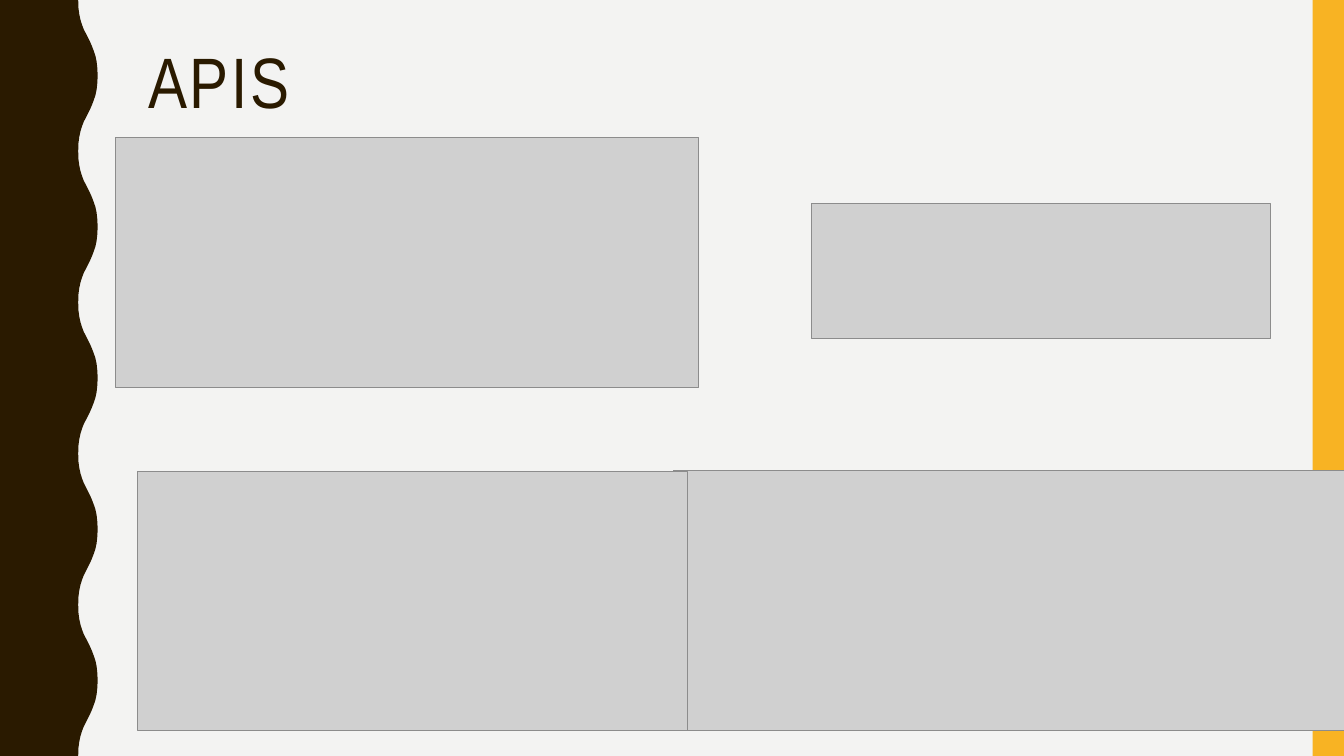
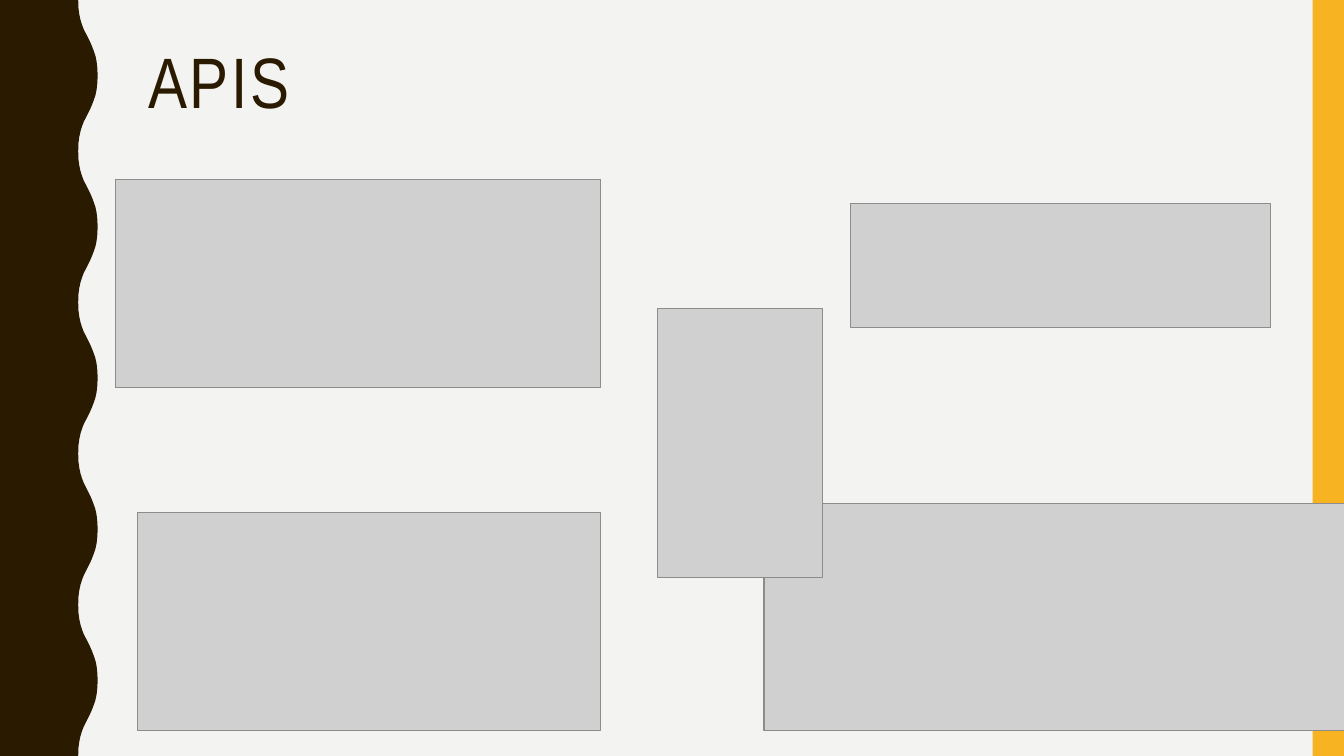
Before and after one commit to Zavierazo/hackatrips-hotelbeds, a slide deck: slide 5 of presentacion.pptx (slide 6 before the commit). Drawn at 1344x756 pixels with LibreOffice and Linux fonts; fonts in the diff are those of the drawing; grey boxes stand for pictures. Boxes give left, top, right and bottom in pixels: in the first picture for what was removed or moved away, otherwise in the second. Text is boxed around its words. In the diff, an @@ line names an element or a change of style, - is before the commit and + after.

```diff
--- a/presentacion.pptx
+++ b/presentacion.pptx
@@ picture: place and size @@
-picture at bbox=[116, 137, 700, 388]
+picture at bbox=[116, 179, 601, 388]
@@ picture: place and size @@
-picture at bbox=[812, 204, 1271, 339]
+picture at bbox=[850, 204, 1270, 328]
@@ picture added at bbox=[657, 309, 823, 578] @@
@@ picture: place and size @@
-picture at bbox=[674, 471, 1344, 730]
+picture at bbox=[764, 504, 1344, 731]
@@ picture: place and size @@
-picture at bbox=[138, 472, 688, 730]
+picture at bbox=[138, 513, 601, 731]
```
Also in this commit, not shown: 1 other slide changed, 1 slide removed.
